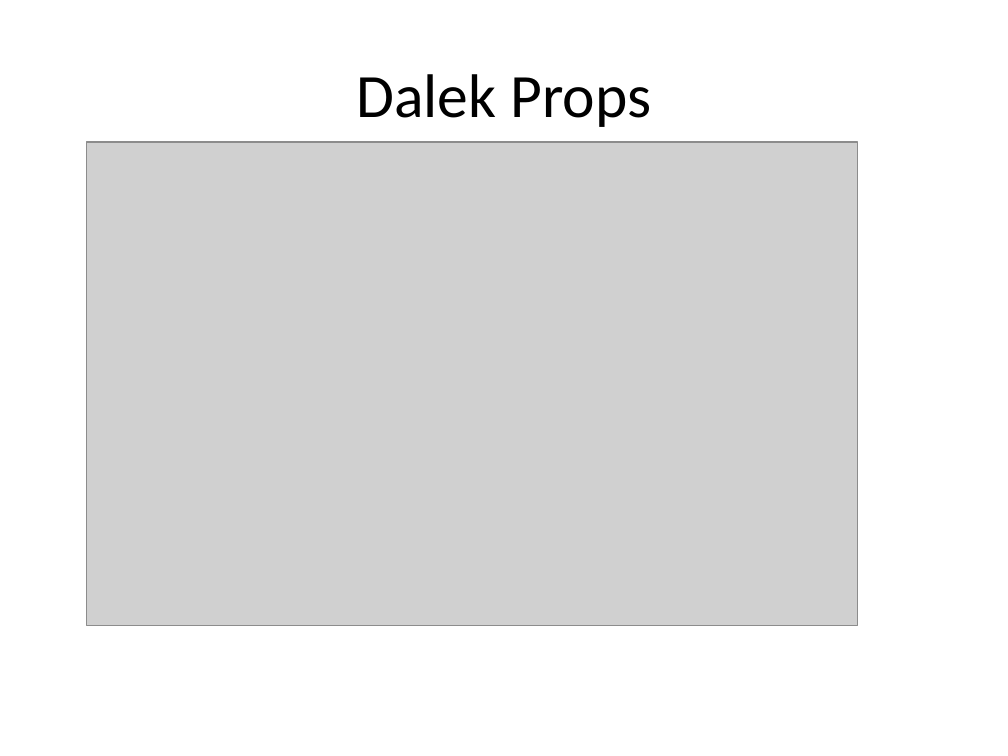
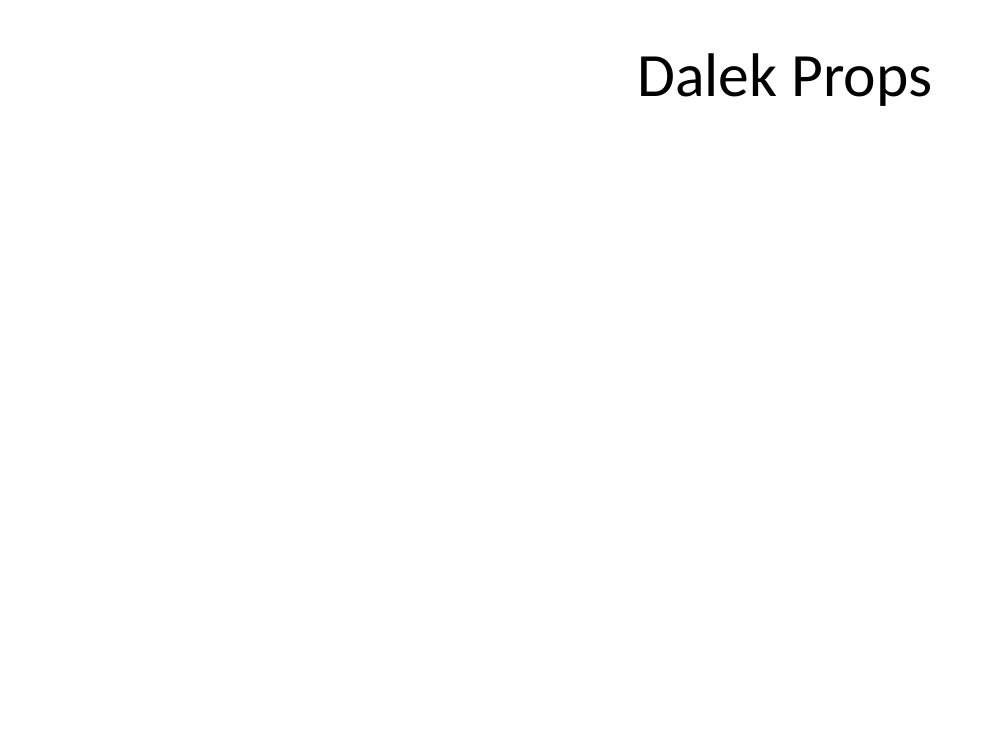
Before and after one commit to jimwebber/neo4j-tutorial, a slide deck: slide 3 of presentation/Doctor Who Data Model.pptx. Drawn at 1008x756 pixels with LibreOffice and Linux fonts; fonts in the diff are those of the drawing; grey boxes stand for pictures; background and template pictures are left out. Boxes give left, top, right and bottom in pixels: in the first picture for what was removed or moved away, otherwise in the second. Text is boxed around its words. In the diff, an @@ line names an element or a change of style, - is before the commit and + after.

Commit message:
Updated Dalek props data model

```diff
--- a/presentation/Doctor Who Data Model.pptx
+++ b/presentation/Doctor Who Data Model.pptx
@@ text "Dalek Props": place and size @@
-text "Dalek Props" at bbox=[356, 74, 651, 127]
+text "Dalek Props" at bbox=[637, 53, 932, 106]
@@ text "Dalek Props" at bbox=[637, 53, 932, 106]: vertical alignment middle to top @@
@@ picture removed at bbox=[87, 142, 858, 626] @@
```
Also in this commit, not shown: 1 other slide changed.
